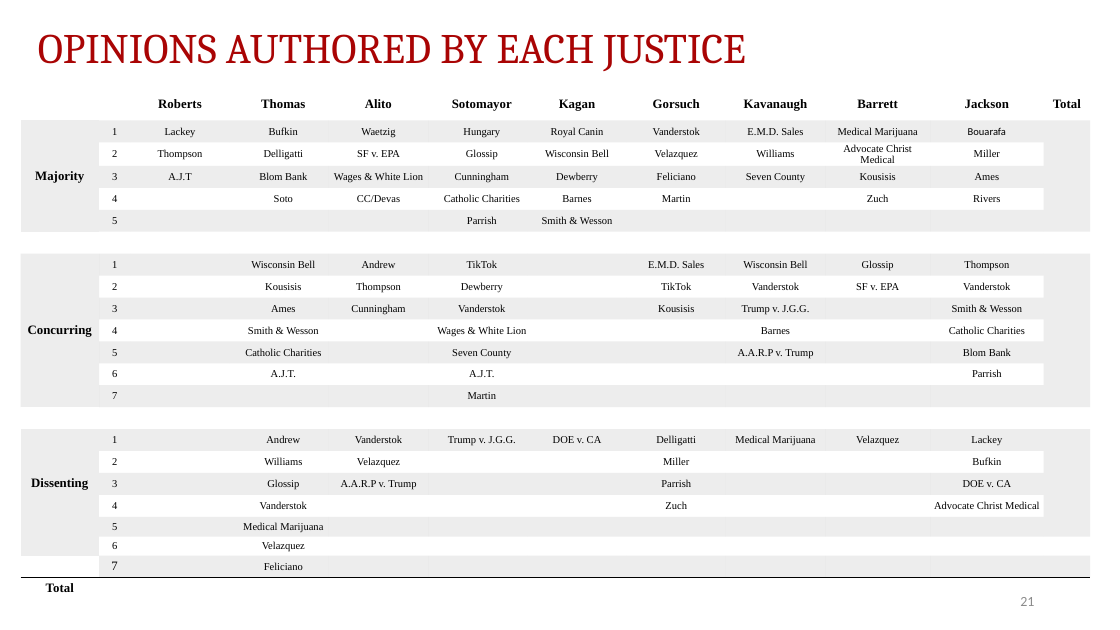
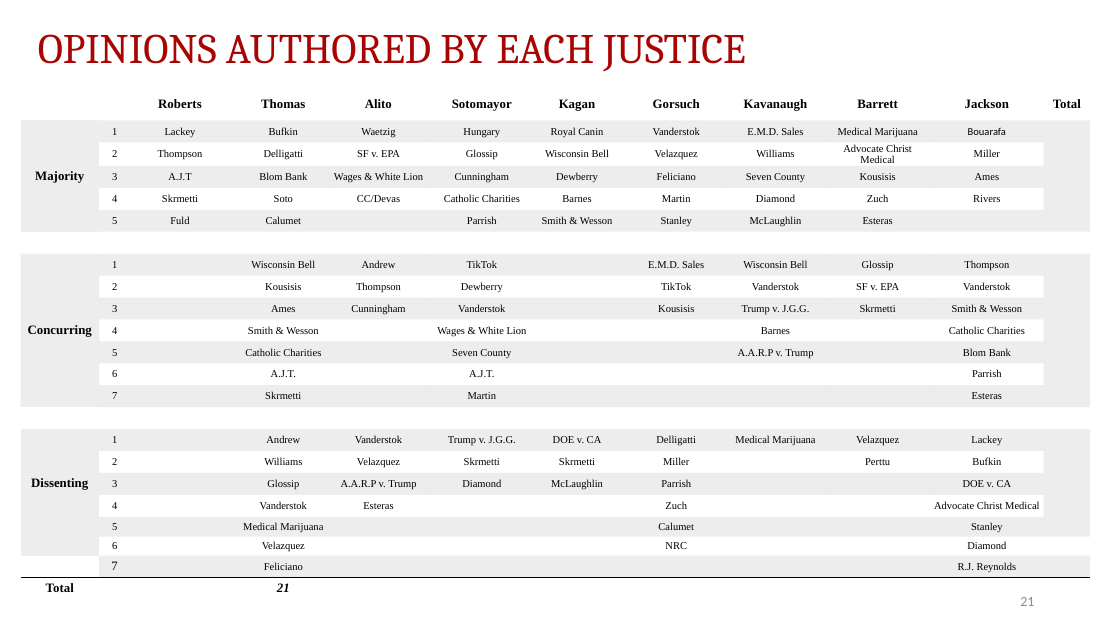
Before and after one commit to JakeTruscott/scotuswatch, a slide deck: slide 21 of Stat Reviews/OT24_StatReview/compilation/SCOTUSBlog/statpack_OT24.pptx. Drawn at 1120x630 pixels with LibreOffice and Linux fonts; fonts in the diff are those of the drawing. Boxes give left, top, right and bottom in pixels: in the first picture for what was removed or moved away, otherwise in the second. Text is boxed around its words. In the diff, an @@ line names an element or a change of style, - is before the commit and + after.

```diff
--- a/Stat Reviews/OT24_StatReview/compilation/SCOTUSBlog/statpack_OT24.pptx
+++ b/Stat Reviews/OT24_StatReview/compilation/SCOTUSBlog/statpack_OT24.pptx
@@ table at bbox=[21, 88, 1090, 597] @@
-row 5, column 3: 
+row 5, column 3: Skrmetti
-row 5, column 9: 
+row 5, column 9: Diamond
-row 6:  | 5 |  |  |  | Parrish | Smith & Wesson |  |  |  |  | 
+row 6:  | 5 | Fuld | Calumet |  | Parrish | Smith & Wesson | Stanley | McLaughlin | Esteras |  | 
-row 10, column 10: 
+row 10, column 10: Skrmetti
-row 14, column 4: 
+row 14, column 4: Skrmetti
-row 14, column 11: 
+row 14, column 11: Esteras
-row 17:  | 2 |  | Williams | Velazquez |  |  | Miller |  |  | Bufkin | 
+row 17:  | 2 |  | Williams | Velazquez | Skrmetti | Skrmetti | Miller |  | Perttu | Bufkin | 
-row 18, column 6: 
+row 18, column 6: Diamond
-row 18, column 7: 
+row 18, column 7: McLaughlin
-row 19, column 5: 
+row 19, column 5: Esteras
-row 20, column 8: 
+row 20, column 8: Calumet
-row 20, column 11: 
+row 20, column 11: Stanley
-row 21, column 8: 
+row 21, column 8: NRC
-row 21, column 11: 
+row 21, column 11: Diamond
-row 22, column 11: 
+row 22, column 11: R.J. Reynolds
-row 23, column 4: 
+row 23, column 4: 21
```
Also in this commit, not shown: 11 other slides changed, 49 other files.
